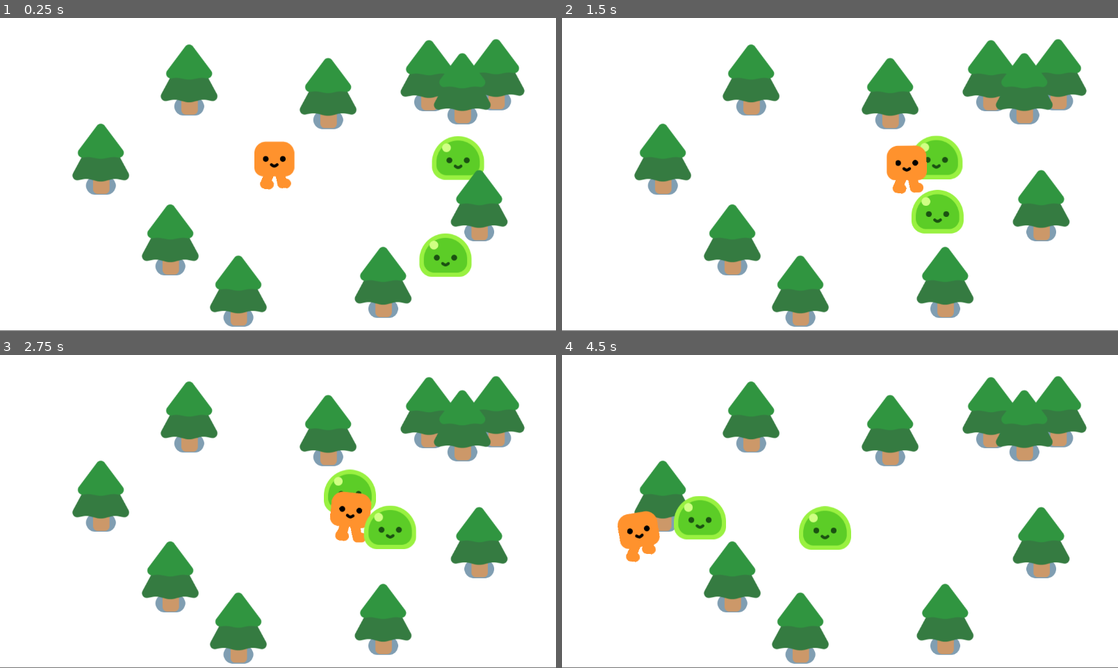
Above: before the commit, frames 1-4 (two rows, left to right).
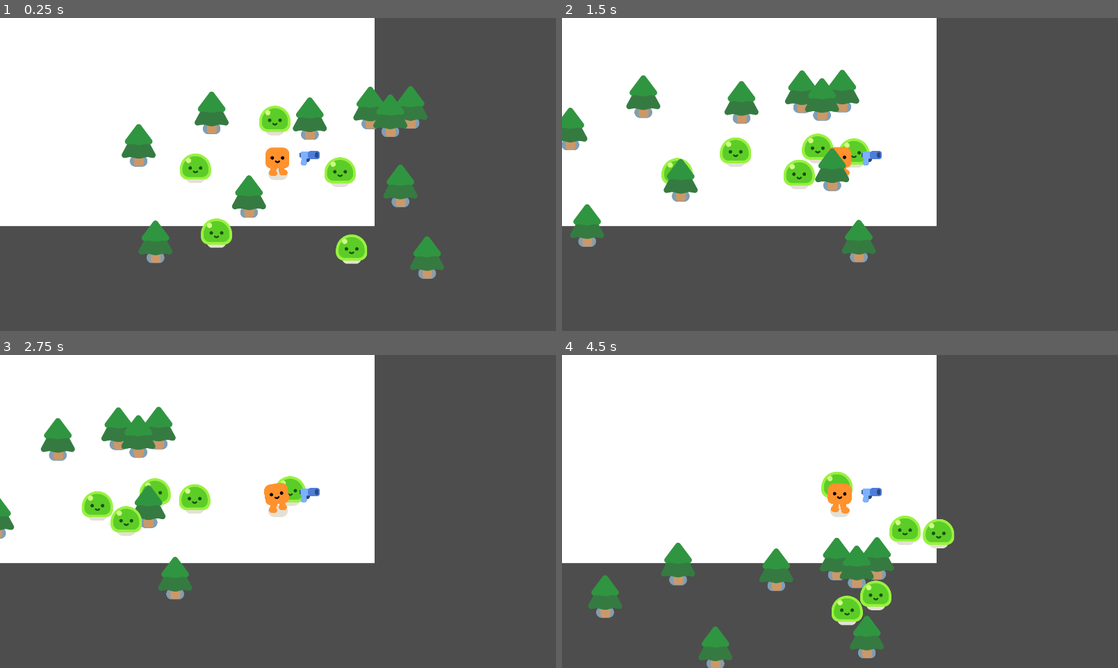
Above: after the commit, the same moments.

Repository: rampimerick/survivor-clone
Game: Godot game, scene res://game.tscn
Two runs of this game, one before a commit and one after it. Both use one fixed random seed, a clock stepped at 60 frames per second and the inputs below.
Inputs:
- Up to frame 1 (0.25 s): no input
- Up to frame 2 (1.5 s): hold D (move_right) 0.53-1.28 s; hold S (move_down) from 1.28 s (still down)
- Up to frame 3 (2.75 s): release S (move_down) at 2.03 s; hold D (move_right) from 2.03 s (still down)
- Up to frame 4 (4.5 s): release D (move_right) at 2.78 s; hold W (move_up) 2.78-3.53 s; hold A (move_left) from 3.53 s (still down)

The runs differ from the first frame. In frame 1, 64% of the frame differs, in the area x 0-100%, y 0-100%; in frame 2, 67%; in frame 3, 65%; in frame 4, 65%.
Error after the commit: Parse Error: Invalid character "¨" (U+00A8). (res://gun.gd:13)

Commit message:
feat: movimentação concluída e inicio de desenvolvimento da arma

Diff:
--- /dev/null
+++ b/bullet.gd
@@ -0,0 +1,22 @@
+extends Area2D
+
+
+
+var travalled_distance = 0
+
+func _physics_process(delta: float):
+	const SPEED = 1000
+	const RANGE = 1200
+	#give the turn direction which the bullet is rotated
+	var direction = Vector2.RIGHT.rotated(rotation)
+	position += direction * SPEED * delta
+	travalled_distance += SPEED * delta
+
+	if travalled_distance > RANGE:
+		queue_free()
+
+
+func _on_body_entered(body: Node2D) -> void:
+	queue_free()
+	if body.has_method("take_damage"):
+		body.take_damage()
--- /dev/null
+++ b/bullet.tscn
@@ -0,0 +1,22 @@
+[gd_scene load_steps=4 format=3 uid="uid://bkieia2eojjyq"]
+
+[ext_resource type="Script" path="res://bullet.gd" id="1_ku1ab"]
+[ext_resource type="Texture2D" uid="uid://dftkbqwsfd68r" path="res://pistol/projectile.png" id="1_onool"]
+
+[sub_resource type="CircleShape2D" id="CircleShape2D_qc7bk"]
+radius = 16.0312
+
+[node name="bullet" type="Area2D"]
+rotation = 0.0617769
+collision_layer = 0
+collision_mask = 3
+script = ExtResource("1_ku1ab")
+
+[node name="Projectile" type="Sprite2D" parent="."]
+position = Vector2(-11, 0)
+texture = ExtResource("1_onool")
+
+[node name="CollisionShape2D" type="CollisionShape2D" parent="."]
+shape = SubResource("CircleShape2D_qc7bk")
+
+[connection signal="body_entered" from="." to="." method="_on_body_entered"]
--- a/game.tscn
+++ b/game.tscn
@@ -6,23 +6,28 @@
 
 [node name="Game" type="Node2D"]
 y_sort_enabled = true
+position = Vector2(2, 0)
 
-[node name="ColorRect" type="ColorRect" parent="."]
-offset_left = -1.0
-offset_right = 1152.0
-offset_bottom = 647.0
+[node name="CanvasLayer" type="CanvasLayer" parent="."]
+layer = -10
+
+[node name="ColorRect" type="ColorRect" parent="CanvasLayer"]
+offset_left = -124.0
+offset_top = -77.0
+offset_right = 1293.0
+offset_bottom = 718.0
 
 [node name="Player" parent="." instance=ExtResource("1_7yifr")]
 position = Vector2(570, 349)
 
 [node name="PineTree" parent="." instance=ExtResource("2_ige1e")]
-position = Vector2(353, 514)
+position = Vector2(147, 636)
 
 [node name="PineTree2" parent="." instance=ExtResource("2_ige1e")]
-position = Vector2(209, 347)
+position = Vector2(89, 303)
 
 [node name="PineTree3" parent="." instance=ExtResource("2_ige1e")]
-position = Vector2(392, 183)
+position = Vector2(341, 191)
 
 [node name="PineTree4" parent="." instance=ExtResource("2_ige1e")]
 position = Vector2(889, 174)
@@ -37,16 +42,25 @@
 position = Vector2(993, 443)
 
 [node name="PineTree8" parent="." instance=ExtResource("2_ige1e")]
-position = Vector2(794, 602)
+position = Vector2(1085, 690)
 
 [node name="PineTree9" parent="." instance=ExtResource("2_ige1e")]
 position = Vector2(680, 211)
 
 [node name="PineTree10" parent="." instance=ExtResource("2_ige1e")]
-position = Vector2(494, 620)
+position = Vector2(470, 480)
 
 [node name="mob_slime" parent="." instance=ExtResource("3_biogv")]
-position = Vector2(1024, 321)
+position = Vector2(859, 378)
 
 [node name="mob_slime2" parent="." instance=ExtResource("3_biogv")]
-position = Vector2(990, 561)
+position = Vector2(874, 693)
+
+[node name="mob_slime3" parent="." instance=ExtResource("3_biogv")]
+position = Vector2(210, 360)
+
+[node name="mob_slime6" parent="." instance=ExtResource("3_biogv")]
+position = Vector2(307, 637)
+
+[node name="mob_slime7" parent="." instance=ExtResource("3_biogv")]
+position = Vector2(554, 118)
--- /dev/null
+++ b/gun.gd
@@ -0,0 +1,13 @@
+extends Area2D
+
+
+func _physics_process(delta):
+	var enemies_in_range = get_overlapping_bodies()
+	if enemies_in_range.size() > 0:
+		var target_enemy = enemies_in_range.front()
+		look_at(target_enemy.global_position)
+
+
+func shoot():
+	load("res://bullet.tscn")
+	load(¨)
--- /dev/null
+++ b/gun.tscn
@@ -0,0 +1,26 @@
+[gd_scene load_steps=4 format=3 uid="uid://d2fpud3s05oaf"]
+
+[ext_resource type="Script" path="res://gun.gd" id="1_7u1in"]
+[ext_resource type="Texture2D" uid="uid://cswb5do8rrj7q" path="res://pistol/pistol.png" id="1_24nti"]
+
+[sub_resource type="CircleShape2D" id="CircleShape2D_nc5u7"]
+radius = 626.869
+
+[node name="gun" type="Area2D"]
+collision_layer = 0
+collision_mask = 2
+script = ExtResource("1_7u1in")
+
+[node name="CollisionShape2D" type="CollisionShape2D" parent="."]
+shape = SubResource("CircleShape2D_nc5u7")
+
+[node name="weapon_pivot" type="Marker2D" parent="."]
+rotation = -0.0502714
+
+[node name="Pistol" type="Sprite2D" parent="weapon_pivot"]
+position = Vector2(108.862, 5.47727)
+rotation = 0.0496837
+texture = ExtResource("1_24nti")
+
+[node name="shooting_point" type="Marker2D" parent="weapon_pivot/Pistol"]
+position = Vector2(25.877, -9.3192)
--- a/mob_slime.tscn
+++ b/mob_slime.tscn
@@ -7,6 +7,8 @@
 radius = 56.0
 
 [node name="mob_slime" type="CharacterBody2D"]
+collision_layer = 2
+collision_mask = 3
 script = ExtResource("1_i1k6u")
 
 [node name="Slime" parent="." instance=ExtResource("1_cje2f")]
--- a/player.tscn
+++ b/player.tscn
@@ -1,7 +1,8 @@
-[gd_scene load_steps=4 format=3 uid="uid://df432umertch8"]
+[gd_scene load_steps=5 format=3 uid="uid://df432umertch8"]
 
 [ext_resource type="Script" path="res://player.gd" id="1_d5pju"]
 [ext_resource type="PackedScene" uid="uid://pbmyh1qru7p" path="res://characters/happy_boo/happy_boo.tscn" id="1_t7fnt"]
+[ext_resource type="PackedScene" uid="uid://d2fpud3s05oaf" path="res://gun.tscn" id="3_sp10h"]
 
 [sub_resource type="CircleShape2D" id="CircleShape2D_8gk6q"]
 radius = 27.0185
@@ -16,3 +17,8 @@
 [node name="CollisionShape2D" type="CollisionShape2D" parent="."]
 position = Vector2(0, -2)
 shape = SubResource("CircleShape2D_8gk6q")
+
+[node name="Camera2D" type="Camera2D" parent="."]
+
+[node name="gun" parent="." instance=ExtResource("3_sp10h")]
+position = Vector2(0, -56)
--- a/project.godot
+++ b/project.godot
@@ -81,6 +81,8 @@
 
 [display]
 
+window/size/viewport_width=1920
+window/size/viewport_height=1080
 window/stretch/mode="viewport"
 
 [dotnet]
@@ -96,22 +98,26 @@
 move_left={
 "deadzone": 0.5,
 "events": [Object(InputEventKey,"resource_local_to_scene":false,"resource_name":"","device":-1,"window_id":0,"alt_press …(191 unchanged characters)…
-, null]
+, null, Object(InputEventJoypadButton,"resource_local_to_scene":false,"resource_name":"","device":-1,"button_index":13,"pressure":0.0,"pressed":false,"script":null)
+]
 }
 move_right={
 "deadzone": 0.5,
 "events": [Object(InputEventKey,"resource_local_to_scene":false,"resource_name":"","device":-1,"window_id":0,"alt_press …(192 unchanged characters)…
+, Object(InputEventJoypadButton,"resource_local_to_scene":false,"resource_name":"","device":-1,"button_index":14,"pressure":0.0,"pressed":false,"script":null)
 ]
 }
 move_up={
 "deadzone": 0.5,
 "events": [Object(InputEventKey,"resource_local_to_scene":false,"resource_name":"","device":-1,"window_id":0,"alt_press …(192 unchanged characters)…
+, Object(InputEventJoypadButton,"resource_local_to_scene":false,"resource_name":"","device":-1,"button_index":11,"pressure":0.0,"pressed":false,"script":null)
 ]
 }
 move_down={
 "deadzone": 0.5,
 "events": [Object(InputEventKey,"resource_local_to_scene":false,"resource_name":"","device":-1,"window_id":0,"alt_press …(192 unchanged characters)…
-]
+, null, Object(InputEventJoypadButton,"resource_local_to_scene":false,"resource_name":"","device":-1,"button_index":12,"pressure":0.0,"pressed":false,"script":null)
+, null]
 }
 
 [layer_names]
Empty file added: projectile.gd
